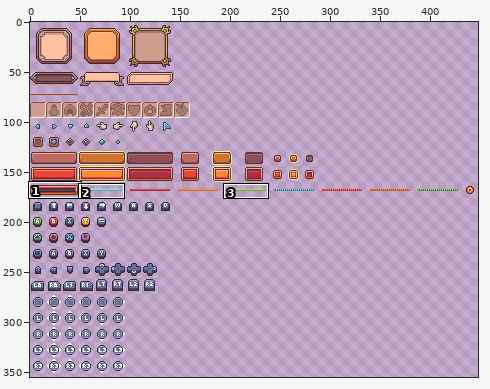
One commit to this sprite sheet: assets/UI/UI assets Demo (1x).png. The first picture is a wide view before the edit; the outline marks the close-up.
Close-up. The starting point:
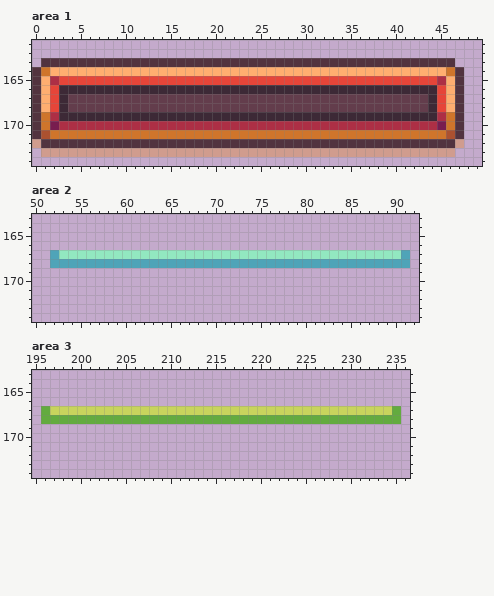
The file is 512x512 pixels. Colours within 5 levels of each other are drawn and written as one. Shown: area 1: x 0..49, y 161..174; area 2: x 50..92, y 163..174; area 3: x 195..236, y 163..174. The wide view leaves out empty margins.
The result:
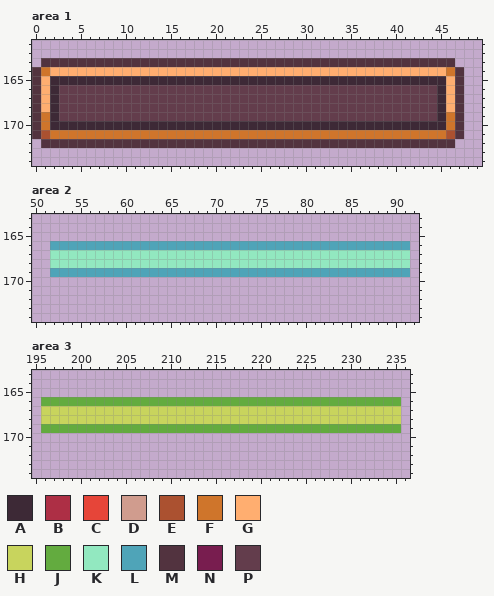
Palette (. is transparent): A #3d2936  B #ad2f45  C #e64539  D #d09c8e  E #ab5130  F #cf752b  G #ffae70  H #c8d45d  J #63ab3f  K #92e8c0  L #4fa4b8  M #52333f  N #781d4f  P #633d4c
Edits made:
Area 1:
The author changed colour B to colour A in row 165 at x 2 and 45; in row 169 at x 2 and 45; in row 170 at x 3 to 44.
The author changed colour C to colour A in row 165 at x 3 to 44; in rows 166 to 168 at x 2 and 45.
The author changed colour N to colour A in row 170 at x 2 and 45.
The author changed colour A to colour P in row 166 at x 3 to 44; in rows 167 to 168 at x 3 and 44; in row 169 at x 3 to 44.
The edit erases colour D in row 172 at x 0 and 47; in row 173 at x 1 to 46.
Area 2:
The author changed colour L to colour K in row 167 at x 52 and 91; in row 168 at x 52 to 91.
Colour L now appears in row 166 at x 52 to 91; in row 169 at x 52 to 91.
Area 3:
The author changed colour J to colour H in row 167 at x 196 and 235; in row 168 at x 196 to 235.
Colour J now appears in row 166 at x 196 to 235; in row 169 at x 196 to 235.
Pixel boxes of the changes (left, top, right, bottom) in both close-ups:
changed: (32, 76, 464, 157)
changed: (50, 241, 410, 277)
changed: (41, 397, 401, 433)
